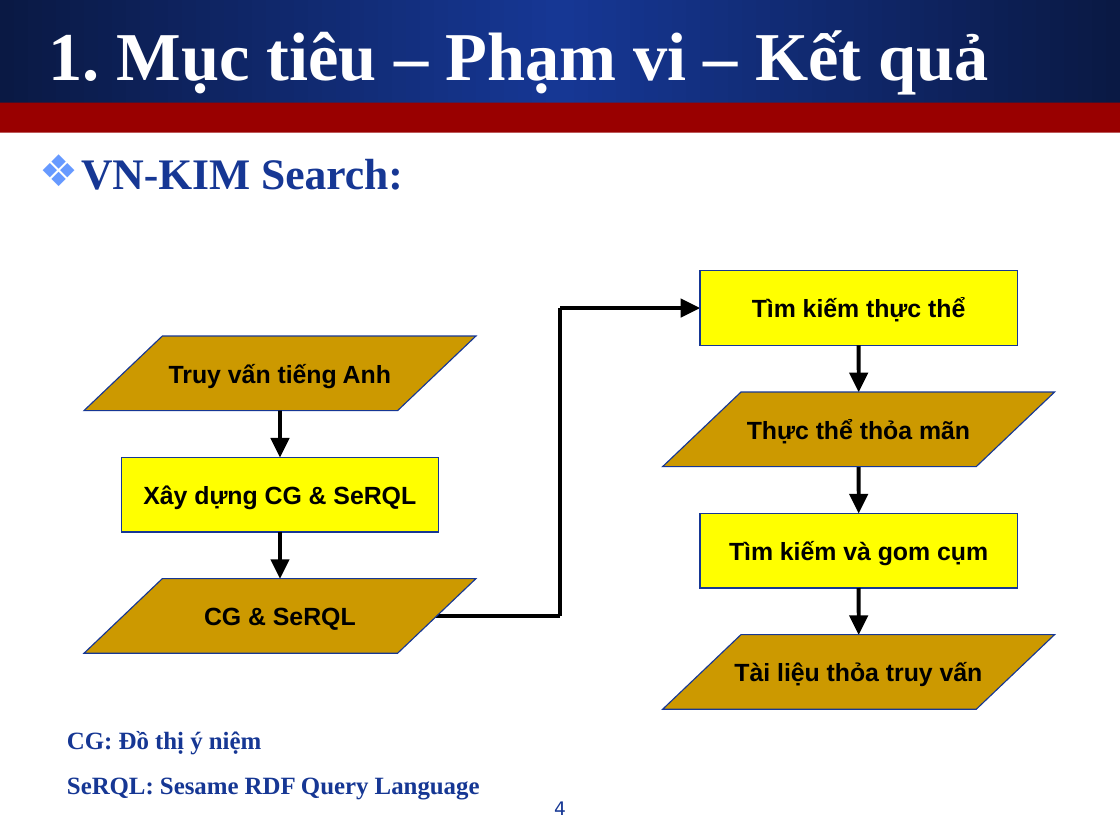
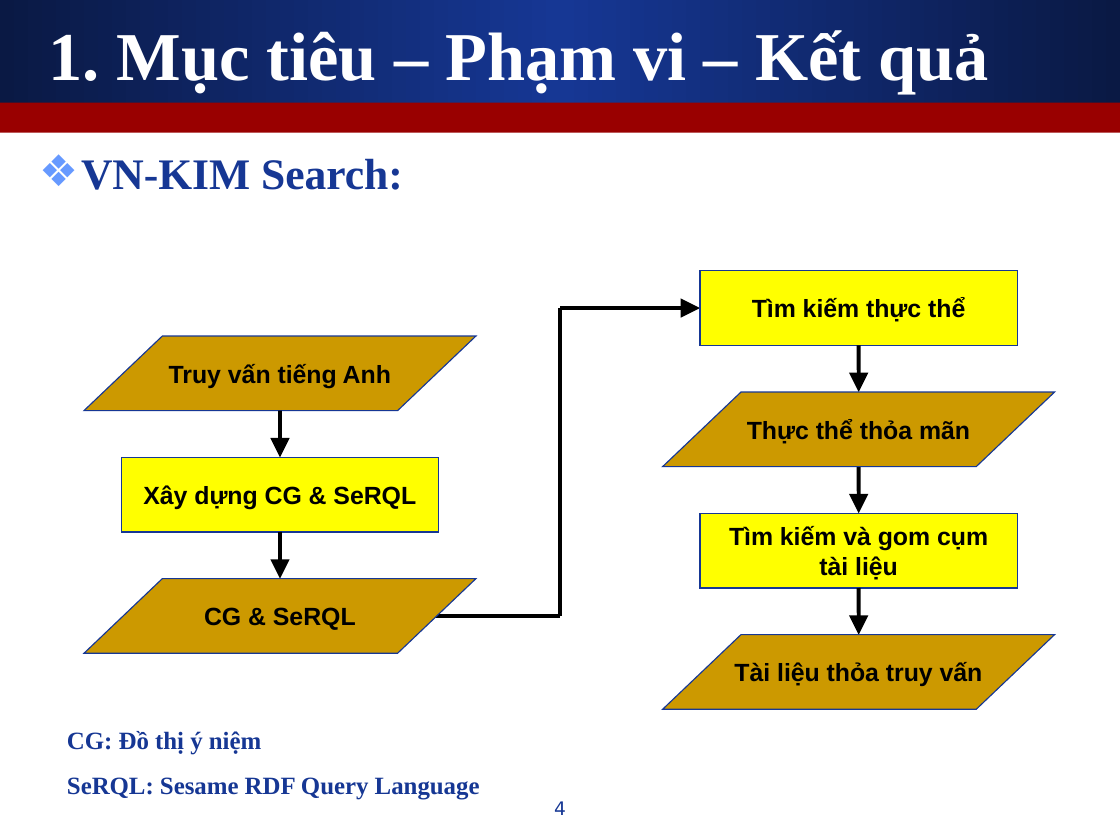
Before and after one commit to leaderwing/kt-kimres, a slide deck: slide 4 of note/[Thesis] Presentation.ppt. Drawn at 1120x840 pixels with LibreOffice and Linux fonts; fonts in the diff are those of the drawing. Boxes give left, top, right and bottom in pixels: in the first picture for what was removed or moved away, otherwise in the second. Text is boxed around its words. In the diff, an @@ line names an element or a change of style, - is before the commit and + after.

```diff
--- a/note/[Thesis] Presentation.ppt
+++ b/note/[Thesis] Presentation.ppt
@@ text in rectangle at bbox=[819, 556, 898, 580]: paragraph added @@
+tài liệu
```
Also in this commit, not shown: 9 other slides changed.
